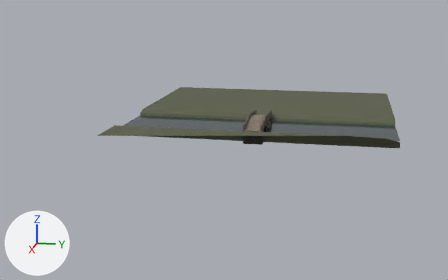
Two versions of the Blender file GameClient/ArtSource/Silverbrook/RiverBridge/SilverbrookRiverBridge.blend, one commit apart.
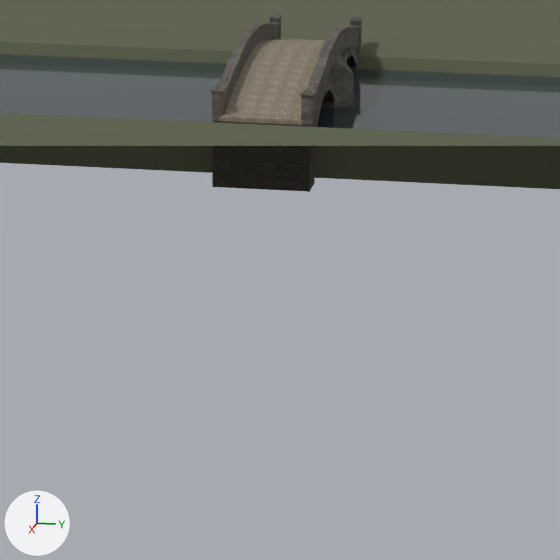
Each version appears first whole from a 50 mm lens placed at (178.4, 25.4, 38.7), pointed at (2.4, -9.8, -5.3), and next in a close-up on the part from 45% to 69% of the width and 38% to 78% of the height. Lighting does not change. The marker at lower left points along +X, +Y and +Z. The first two pictures are the older version. Everything nearer to the camera than a plane just in front of the edit is cut away.

Script lines for the objects in view, before the commit:
```python
me_sm_sbriverbridge_dressed = bpy.data.meshes.new('SM_SBRiverBridge_Dressed')
me_sm_sbriverbridge_dressed.from_pydata(...)  # 21726 vertices, 4538 faces; spans x -11.0..11.0, y -3.7..3.7, z -4.0..2.6
me_sm_sbriverbridge_dressed.materials.append(mat_sb_riverbridge_dressed)
me_sm_sbriverbridge_masonry = bpy.data.meshes.new('SM_SBRiverBridge_Masonry')
me_sm_sbriverbridge_masonry.from_pydata(...)  # 4136 vertices, 1034 faces; spans x -11.0..11.0, y -2.7..2.7, z -4.0..2.5
me_sm_sbriverbridge_masonry.materials.append(mat_sb_riverbridge_masonry)
me_water = bpy.data.meshes.new('Water')
me_water.from_pydata([(-10.0, -40.0, -1.5), (10.0, -40.0, -1.5), (10.0, 40.0, -1.5), (-10.0, 40.0, -1.5)], [], [(0, 1, 2, 3)])
me_water.materials.append(mat_preview_water)  # dark cyan #303f45
ob_sm_sbriverbridge_dressed = bpy.data.objects.new('SM_SBRiverBridge_Dressed', me_sm_sbriverbridge_dressed)
ob_sm_sbriverbridge_dressed.location = (0.0, 0.0, 0.0)
ob_sm_sbriverbridge_masonry = bpy.data.objects.new('SM_SBRiverBridge_Masonry', me_sm_sbriverbridge_masonry)
ob_sm_sbriverbridge_masonry.location = (0.0, 0.0, 0.0)
ob_water = bpy.data.objects.new('Water', me_water)
ob_water.location = (0.0, 0.0, 0.0)
# also in view: 'Ground' at (0.0, 0.0, -1.9); 'SM_SBRiverBridge_Deck' at (0.0, 0.0, 0.7)
```
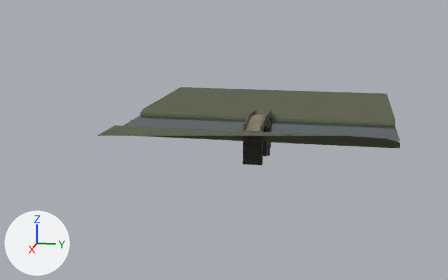
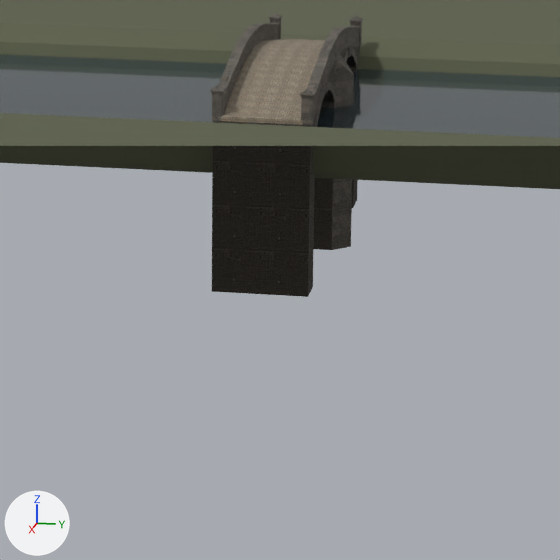
Patch to the scene script:
```diff
--- a/GameClient/ArtSource/Silverbrook/RiverBridge/SilverbrookRiverBridge.blend.py
+++ b/GameClient/ArtSource/Silverbrook/RiverBridge/SilverbrookRiverBridge.blend.py
@@ me_sm_sbriverbridge_masonry @@
 # used by ob_sm_sbriverbridge_masonry; location = (0.0, 0.0, 0.0)
-me_sm_sbriverbridge_masonry.from_pydata(...)  # 4136 vertices, 1034 faces; spans x -11.0..11.0, y -2.7..2.7, z -4.0..2.5
+me_sm_sbriverbridge_masonry.from_pydata(...)  # 4136 vertices, 1034 faces; spans x -11.0..11.0, y -2.7..2.7, z -10.0..2.5
+# me_sm_sbriverbridge_masonry part 1: 36 of the vertices in x -11.0..-9.0, y -2.7..2.7, z -4.0 are moved by (0.0, 0.0, -6.0)
+# me_sm_sbriverbridge_masonry part 2: 36 of the vertices in x -1.0..1.0, y -2.7..2.7, z -4.0 are moved by (0.0, 0.0, -6.0)
+# me_sm_sbriverbridge_masonry part 3: 36 of the vertices in x 9.0..11.0, y -2.7..2.7, z -4.0 are moved by (0.0, 0.0, -6.0)
+# other edits to the shape of me_sm_sbriverbridge_masonry do not show in these pictures
 me_sm_sbriverbridge_masonry.materials.append(mat_sb_riverbridge_masonry)
@@ me_sm_sbriverbridge_dressed @@
 # used by ob_sm_sbriverbridge_dressed; location = (0.0, 0.0, 0.0)
-me_sm_sbriverbridge_dressed.from_pydata(...)  # 21726 vertices, 4538 faces; spans x -11.0..11.0, y -3.7..3.7, z -4.0..2.6
+me_sm_sbriverbridge_dressed.from_pydata(...)  # 21726 vertices, 4538 faces; spans x -11.0..11.0, y -3.7..3.7, z -10.0..2.6
+# me_sm_sbriverbridge_dressed part 4: all 9 vertices in x -1.0..1.0, y 2.7..3.7, z -4.0 are moved by (0.0, 0.0, -6.0)
+# other edits to the shape of me_sm_sbriverbridge_dressed do not show in these pictures
 me_sm_sbriverbridge_dressed.materials.append(mat_sb_riverbridge_dressed)
```

Pixel boxes (x1, y1, x2, y2) of what changed, in the close-ups (560 x 560 px; the box of a moved part takes in the faces that stretch with it):
'SM_SBRiverBridge_Masonry', reshaped (68% taller)
    before: (212, 39, 360, 192)
    after: (212, 39, 360, 297)
'SM_SBRiverBridge_Dressed', reshaped
    before: (210, 12, 363, 127)
    after: (210, 12, 363, 250)
part 1 of me_sm_sbriverbridge_masonry, moved or reshaped (mostly hidden before)
    before: (349, 46, 360, 72)
    after: (349, 46, 360, 208)
part 2 of me_sm_sbriverbridge_masonry, moved or reshaped (mostly hidden before)
    before: (321, 102, 334, 108)
    after: (313, 102, 334, 250)
part 3 of me_sm_sbriverbridge_masonry, moved or reshaped
    before: (212, 174, 315, 192)
    after: (212, 174, 315, 297)
part 4 of me_sm_sbriverbridge_dressed, moved or reshaped
    before: (334, 75, 354, 108)
    after: (332, 75, 354, 250)
